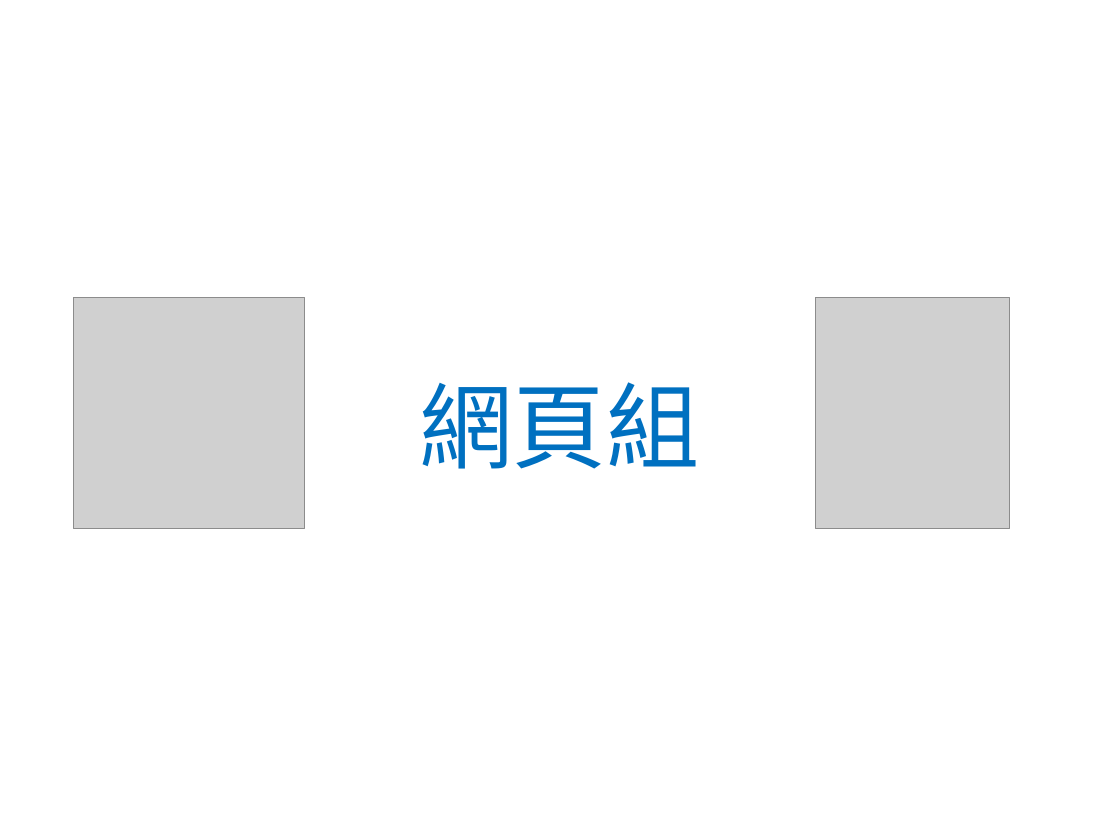
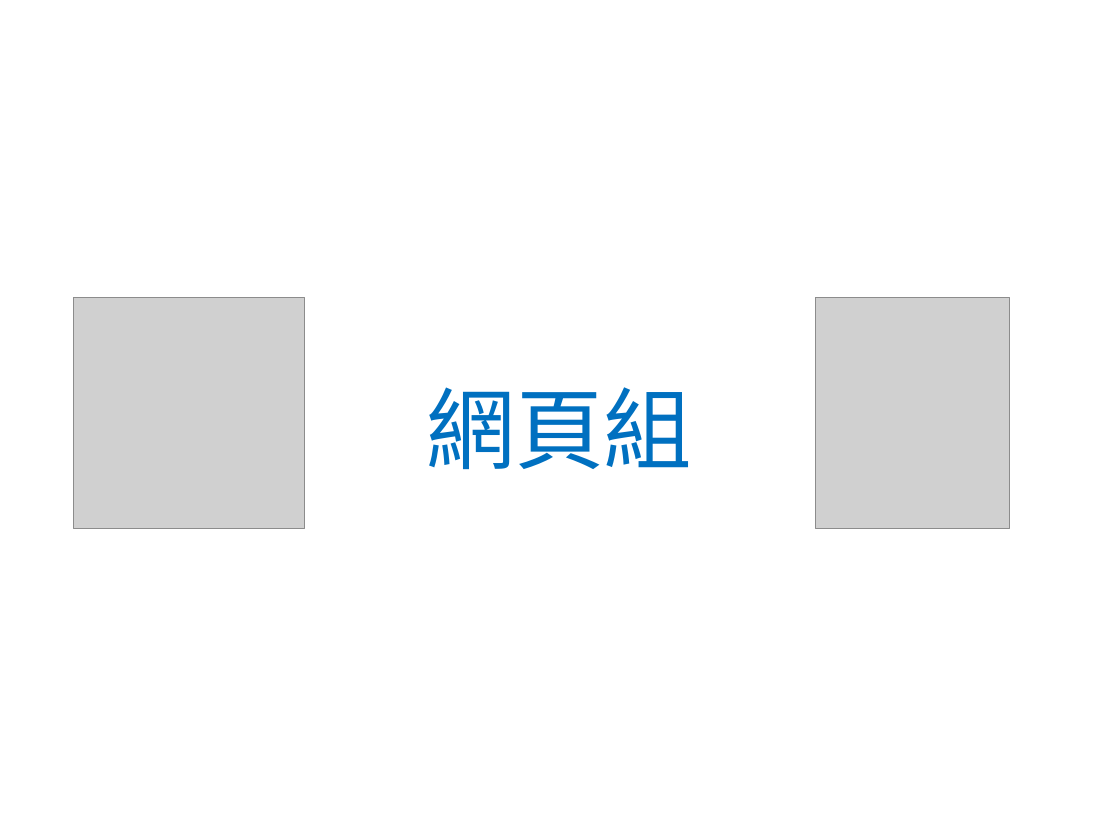
Before and after one commit to WaRTanKE7/WebClubData, a slide deck: slide 1 of 教學簡報/JavaScript - 3.pptx. Drawn at 1120x840 pixels with LibreOffice and Linux fonts; fonts in the diff are those of the drawing; grey boxes stand for pictures; background and template pictures are left out. Boxes give left, top, right and bottom in pixels: in the first picture for what was removed or moved away, otherwise in the second. Text is boxed around its words. In the diff, an @@ line names an element or a change of style, - is before the commit and + after.

```diff
--- a/教學簡報/JavaScript - 3.pptx
+++ b/教學簡報/JavaScript - 3.pptx
@@ title "網頁組" at [426,387,692,470]: size 60 to 57 pt @@
```
Also in this commit, not shown: 10 other slides changed, 10 other files.
